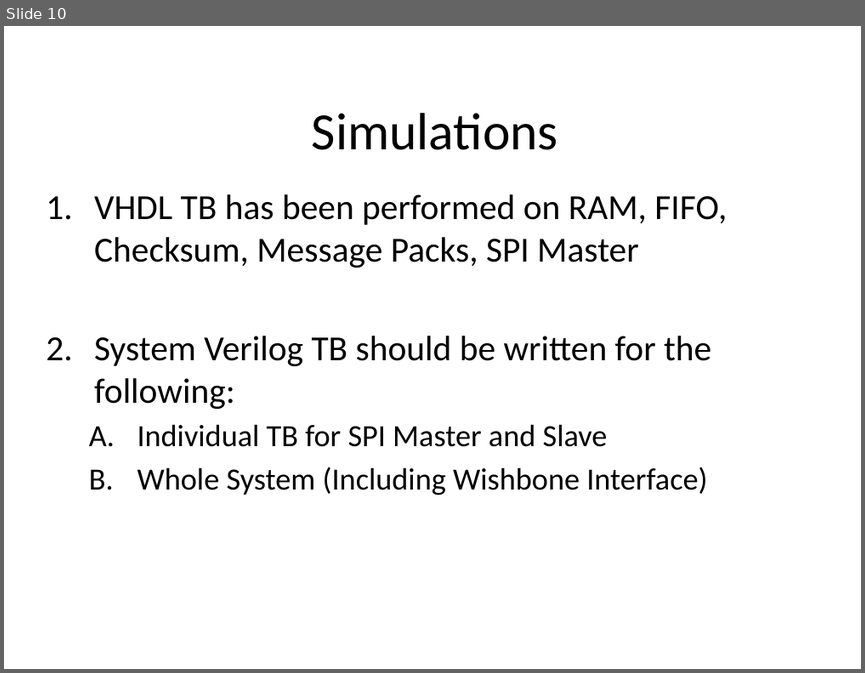
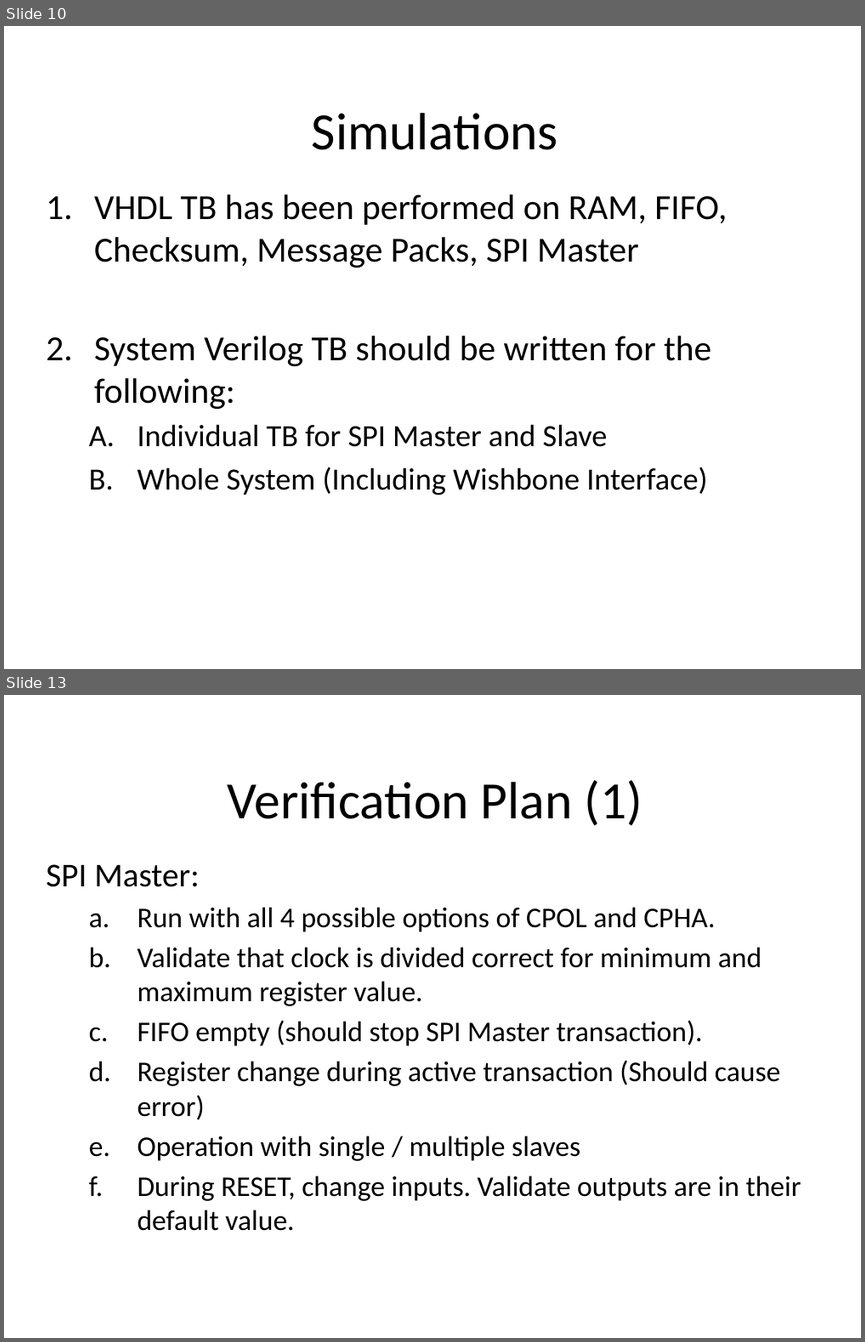
Before and after one commit to dengqingyong/vlsi-spi, a slide deck: Presentations/Mid_Presentation/spi_mid_presentation.pptx. Shown one above the other, each under a label of ours: slide 10 before the commit, slides 10 and 13 after it; the slides between them are not shown. The pictures are 865x673 and 865x1342 pixels, drawn with LibreOffice and Linux fonts; fonts in the diff are those of the drawing; background and template pictures are left out. Boxes give left, top, right and bottom in pixels: in the first picture for what was removed or moved away, otherwise in the second. Text is boxed around its words. In the diff, an @@ line names an element or a change of style, - is before the commit and + after.

Commit message:
1. SPI Mid Presentation update (Final Version) 2. WBS_SPI - Added support in Write to SPI Master's Registers 3. SPI Master - Added BUSY bit

```diff
--- a/Presentations/Mid_Presentation/spi_mid_presentation.pptx
+++ b/Presentations/Mid_Presentation/spi_mid_presentation.pptx
@@ slide 13 added at <box>4,695,861,1338</box>, background picture (left out) @@
@@ title added at <box>228,780,642,826</box>, 44 pt, text #000000 @@
+Verification Plan (1)
@@ subtitle added at <box>46,864,801,1231</box>, 24 pt, text #000000 @@
+SPI Master:
+  a. Run with all 4 possible options of CPOL and CPHA.
+  b. Validate that clock is divided correct for minimum and maximum register value.
+  c. FIFO empty (should stop SPI Master transaction).
+  d. Register change during active transaction (Should cause error)
+  e. Operation with single / multiple slaves
+  f. During RESET, change inputs. Validate outputs are in their default value.
```
Also in this commit, not shown: 5 slides changed, 3 other slides added, 2 other files.
